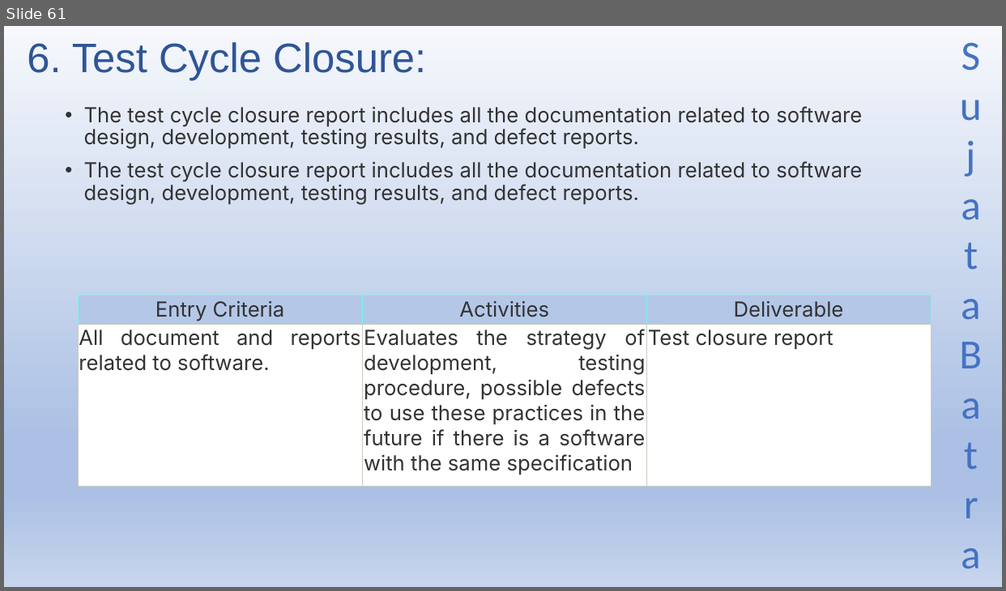
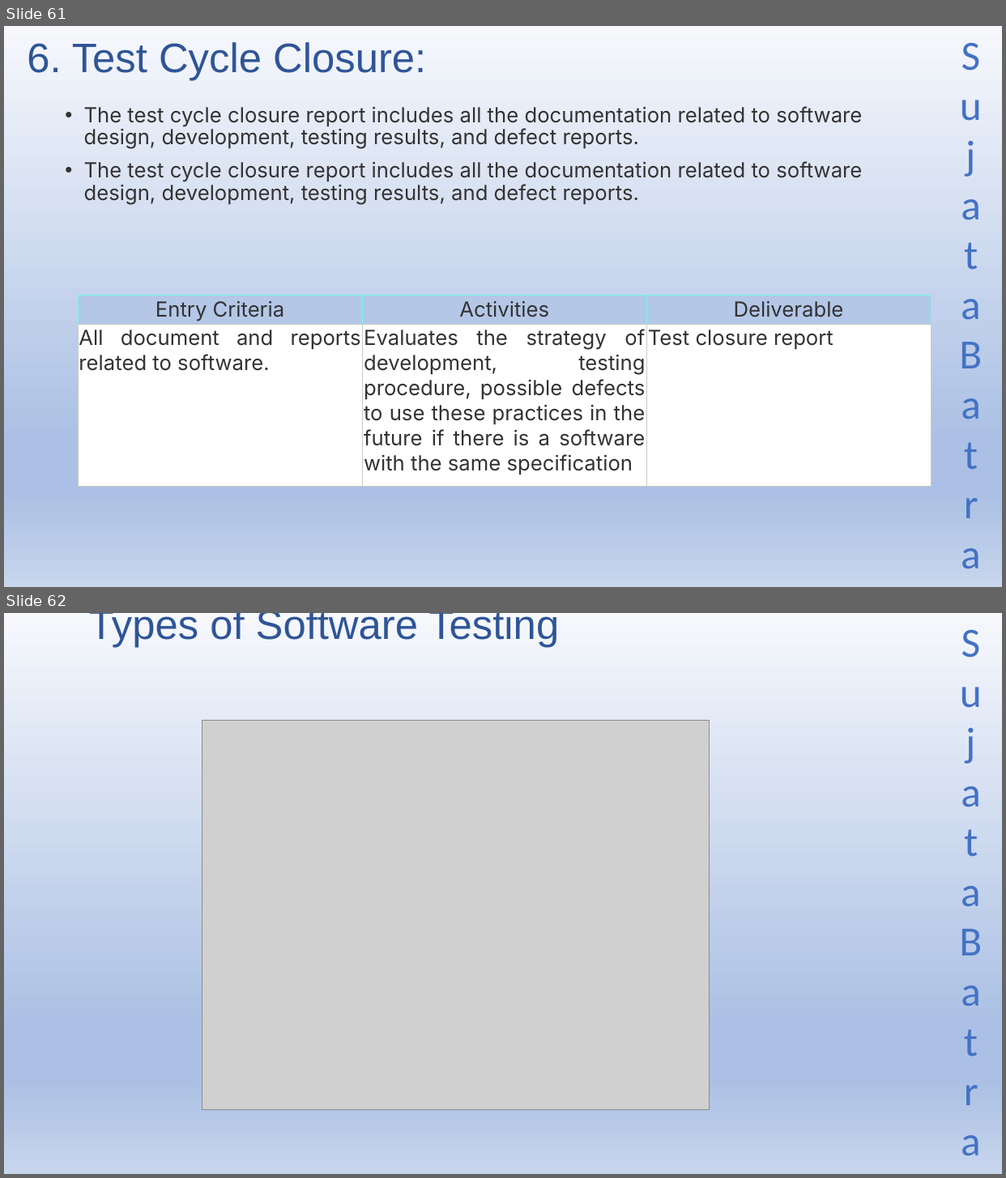
Before and after one commit to Sujatabatra/SapientNov2021QABatch, a slide deck: QA/QA Study Material.pptx. Shown one above the other, each under a label of ours: slide 61 before the commit, slides 61 and 62 after it. The pictures are 1006x591 and 1006x1178 pixels, drawn with LibreOffice and Linux fonts; fonts in the diff are those of the drawing; grey boxes stand for pictures. Boxes give left, top, right and bottom in pixels: in the first picture for what was removed or moved away, otherwise in the second. Text is boxed around its words. In the diff, an @@ line names an element or a change of style, - is before the commit and + after.

```diff
--- a/QA/QA Study Material.pptx
+++ b/QA/QA Study Material.pptx
@@ slide 62 added at (4, 613, 1002, 1174), background gradient #F6F8FC to #ABC0E4 to #C7D5ED; not listed: 1 template element that a slide beside it also shows @@
@@ title added at (89, 613, 559, 647), 39.6 pt, text #2F5597 @@
+Types of Software Testing
@@ picture added at (202, 720, 710, 1110) @@
```
Also in this commit, not shown: 14 other slides added.
